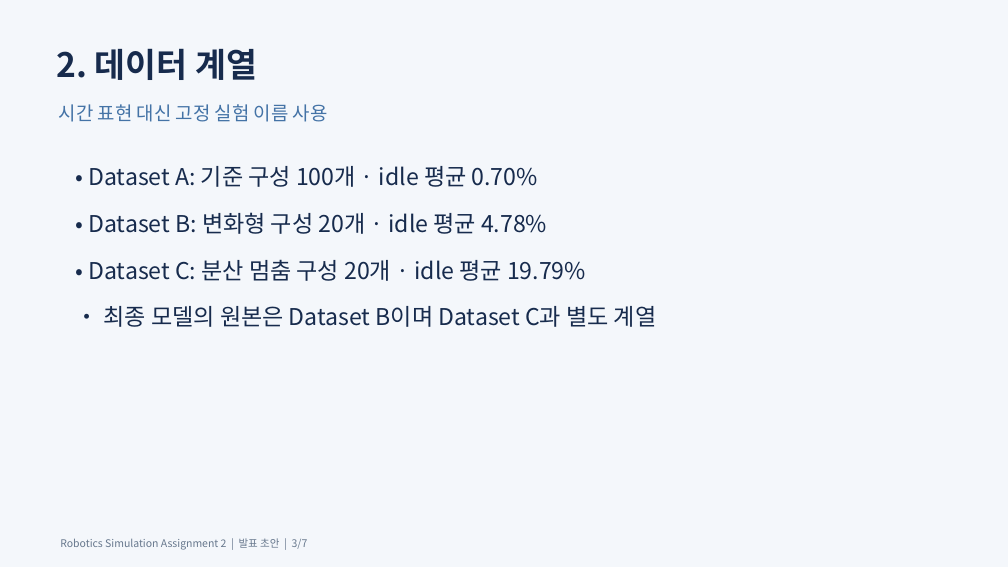
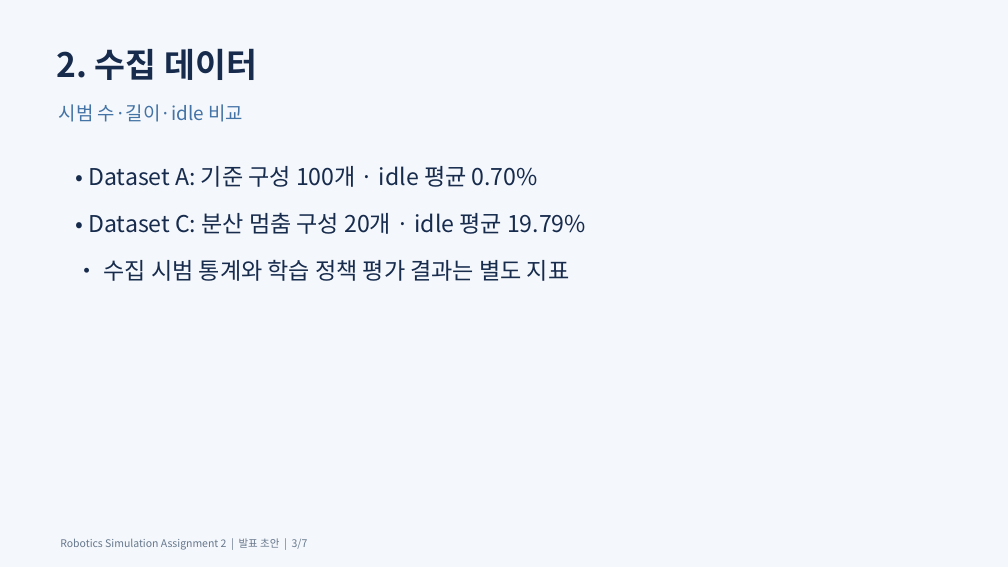
Before and after one commit to Kim-KiSuk/Robotics-Simulation-Assignmnet2, a slide deck: slide 3 of submission/toy2box_presentation_draft.pptx. Drawn at 1008x567 pixels with LibreOffice and Linux fonts; fonts in the diff are those of the drawing. Boxes give left, top, right and bottom in pixels: in the first picture for what was removed or moved away, otherwise in the second. Text is boxed around its words. In the diff, an @@ line names an element or a change of style, - is before the commit and + after.

Commit message:
Remove unused dataset labels and document-source references from submission materials

```diff
--- a/submission/toy2box_presentation_draft.pptx
+++ b/submission/toy2box_presentation_draft.pptx
@@ text at <box>57,48,257,80</box>: text changed @@
-2. 데이터 계열
+2. 수집 데이터
@@ text at <box>59,104,243,122</box>: text changed @@
-시간 표현 대신 고정 실험 이름 사용
+시범 수·길이·idle 비교
@@ text at <box>88,212,547,234</box>: paragraph removed @@
-• Dataset B: 변화형 구성 20개 · idle 평균 4.78%
@@ text at <box>104,259,569,281</box>: text changed @@
-• 최종 모델의 원본은 Dataset B이며 Dataset C과 별도 계열
+• 수집 시범 통계와 학습 정책 평가 결과는 별도 지표
```
Also in this commit, not shown: 3 other slides changed, 18 other files.
